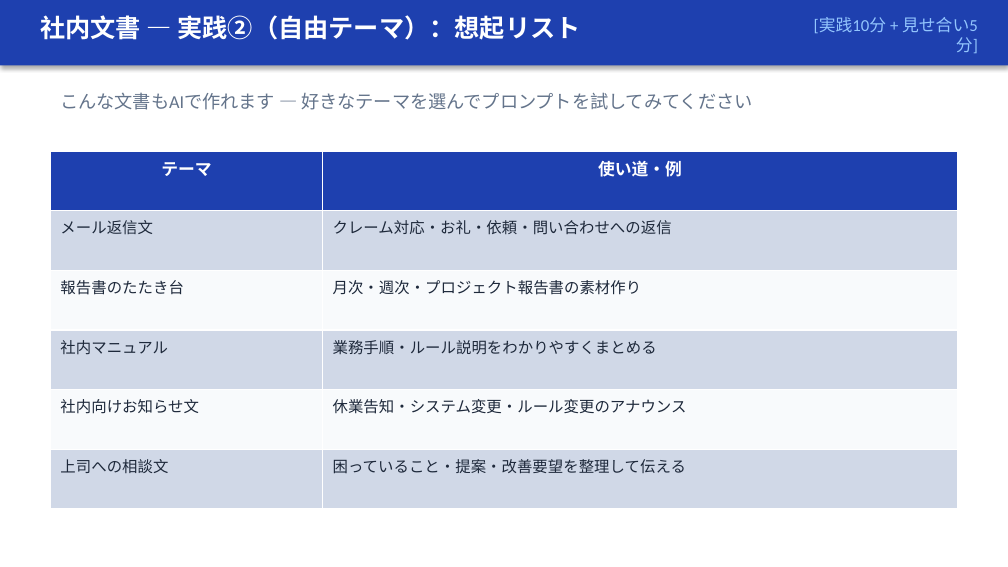
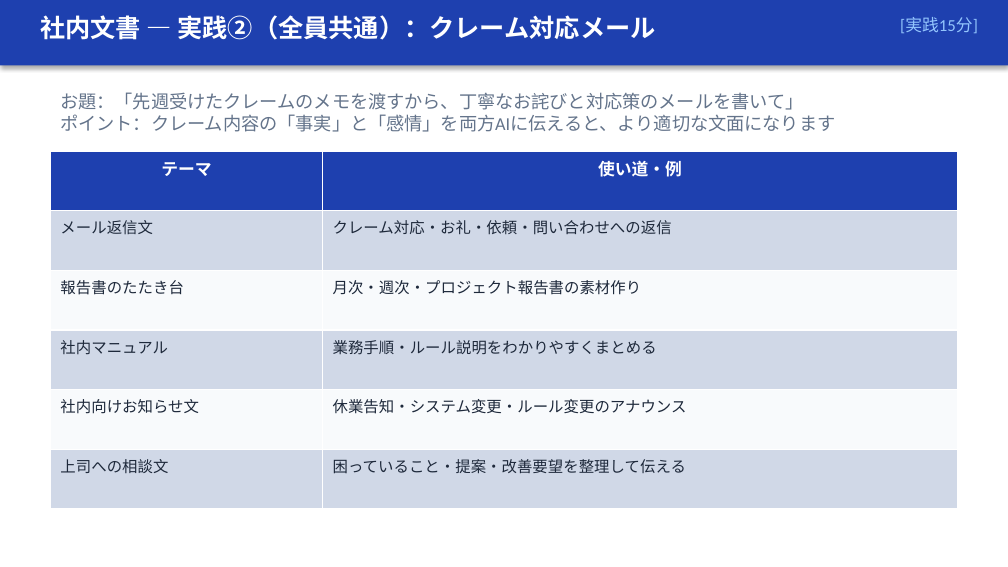
Before and after one commit to zatune-gif/kurashi-no-dodai-log, a slide deck: slide 7 of 00-01_han-ai/training-materials/course02_jissen_bunsho.pptx. Drawn at 1008x567 pixels with LibreOffice and Linux fonts; fonts in the diff are those of the drawing. Boxes give left, top, right and bottom in pixels: in the first picture for what was removed or moved away, otherwise in the second. Text is boxed around its words. In the diff, an @@ line names an element or a change of style, - is before the commit and + after.

```diff
--- a/00-01_han-ai/training-materials/course02_jissen_bunsho.pptx
+++ b/00-01_han-ai/training-materials/course02_jissen_bunsho.pptx
@@ text at [40, 15, 656, 40]: text changed @@
-社内文書 — 実践②（自由テーマ）：想起リスト
+社内文書 — 実践②（全員共通）：クレーム対応メール
@@ text at [900, 18, 978, 33]: text changed @@
-[実践10分 + 見せ合い5分]
+[実践15分]
@@ text at [60, 92, 835, 132]: text changed @@
-こんな文書もAIで作れます — 好きなテーマを選んでプロンプトを試してみてください
+お題：「先週受けたクレームのメモを渡すから、丁寧なお詫びと対応策のメールを書いて」
+ポイント：クレーム内容の「事実」と「感情」を両方AIに伝えると、より適切な文面になります
```
Also in this commit, not shown: 9 other slides changed, 2 slides removed, 3 other files.
